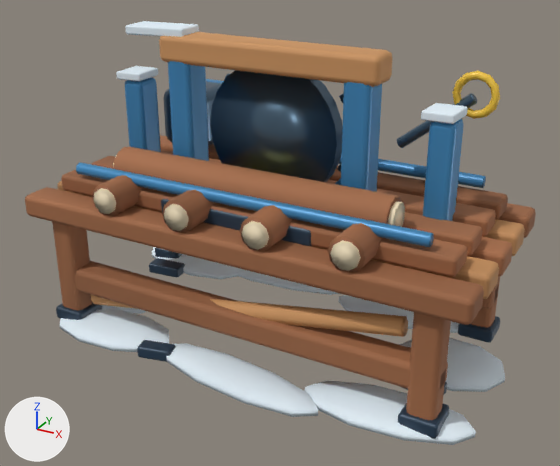
An edit to the glTF model HavenlineGodot/assets/stations_v2/processing_counter.glb, drawn before and after from the same camera.
Before and after are seen from a camera (50 mm lens) standing at (2.35, -4.2, 2.85) and looking at (0.08, -0.08, 0.79). Arrows for +X, +Y and +Z are at lower left; the lights stay in place. The first picture is the older version. Vertices at exactly the same position are counted once.

The first picture shows 'processing_counter'.
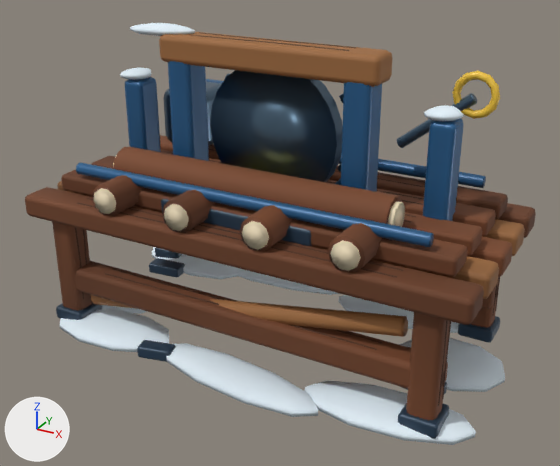
Boxes [x1, y1, x2, y2] around the edits, measured in the pictures (560 x 466 px):
'processing_counter', reshaped
    before: [25, 21, 536, 445]
    after: [25, 23, 536, 445]
part 1 of me_processing_counter, rebuilt (12% narrower, 18% shorter)
    before: [125, 21, 199, 37]
    after: [130, 23, 195, 36]
part 2 of me_processing_counter, rebuilt (26% narrower, 19% shorter)
    before: [116, 66, 158, 81]
    after: [120, 68, 151, 80]
part 3 of me_processing_counter, rebuilt (17% narrower, 27% shorter)
    before: [421, 103, 468, 124]
    after: [424, 106, 463, 121]
part 4 of me_processing_counter, added (mostly hidden)
    after: [75, 145, 500, 406]
part 5 of me_processing_counter, added
    after: [190, 32, 356, 51]
part 6 of me_processing_counter, recoloured (darker)
    both: [25, 32, 536, 420]

The change, as a list of edits to the scene's bpy script:
```text
Change me_processing_counter:
    used by ob_processing_counter; location = (0.0, 0.0, 0.0)
    remove me_processing_counter.from_pydata(...)  # 3815 vertices, 7308 faces; spans x -1.6..1.6, y -0.88..0.87, z -0.04..2.07
    add me_processing_counter.from_pydata(...)  # 5340 vertices, 10048 faces; spans x -1.6..1.6, y -0.88..0.87, z -0.04..2.08
    me_processing_counter part 1: the loose piece of 56 vertices spanning x -1.02..-0.58, y -0.18..0.06, z 2.01..2.07 is rebuilt with 86 vertices and now spans x -1.02..-0.55, y -0.16..0.05, z 2.0..2.08
    me_processing_counter part 2: the loose piece of 56 vertices spanning x -1.23..-1.01, y -0.07..0.17, z 1.67..1.73 is rebuilt with 86 vertices and now spans x -1.22..-1.01, y -0.06..0.17, z 1.66..1.74
    me_processing_counter part 3: the loose piece of 56 vertices spanning x 0.97..1.19, y -0.07..0.17, z 1.67..1.73 is rebuilt with 86 vertices and now spans x 0.98..1.19, y -0.06..0.17, z 1.66..1.74
    me_processing_counter part 4: 1345 vertices added at x -1.22..1.4, y -0.67..0.67, z 0.22..1.09
    me_processing_counter part 5: 90 vertices added at x -0.55..0.55, y -0.12..0.0, z 2.02..2.03
    me_processing_counter part 6: 2972 kept faces spanning x -1.55..1.55, y -0.74..0.74, z 0.1..2.03 get new vertex colours
```
